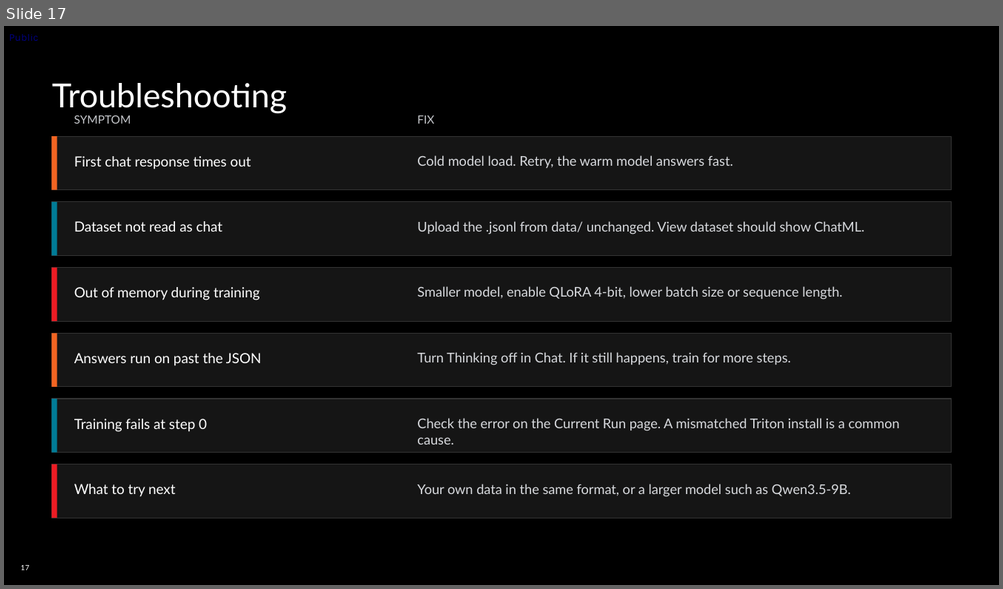
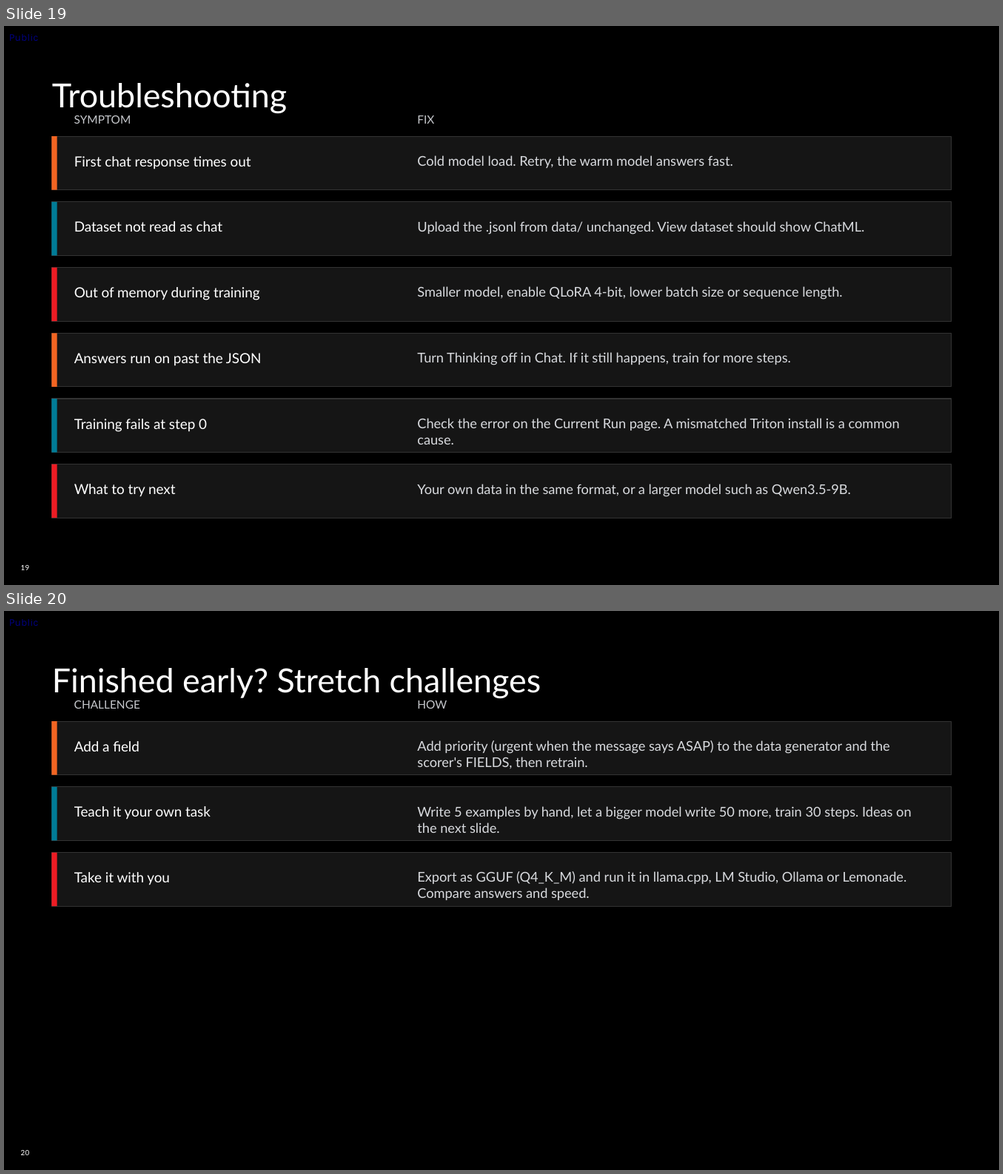
Before and after one commit to TwelveNights/Unsloth-RL-Workshop-on-Radeon, a slide deck: docs/AMD-Unsloth-Studio-Fine-tuning.pptx. Shown one above the other, each under a label of ours: slide 17 before the commit, slides 19 and 20 after it. The pictures are 1003x589 and 1003x1174 pixels, drawn with LibreOffice and Linux fonts; fonts in the diff are those of the drawing; background and template pictures are left out. Boxes give left, top, right and bottom in pixels: in the first picture for what was removed or moved away, otherwise in the second. Text is boxed around its words. In the diff, an @@ line names an element or a change of style, - is before the commit and + after.

Commit message:
Deck: how SFT learns, reading a training run, stretch challenges
- New slide 9: one SFT training step (tokenize with the chat template,
  predict, cross-entropy loss, update only the LoRA adapter), with the
  batch/step arithmetic of this run.
- New slide 10: reading a training run, with the settings Studio used
  (lr 2e-4 with 5 warmup steps, batch 8 = 2 x 4, LoRA rank 16) and what
  the loss curve does and doesn't tell you.
- Slide 7: ~1% of weights trained (23M), the real figure for this run.
- Slide 8: SFT example in the chat format attendees upload, not Alpaca.
- New slides 20-21: stretch challenges (add a field, teach it your own
  task, export to GGUF) and own-task ideas with a write-5-generate-50
  workflow using the bigger model in Lemonade.

```diff
--- a/docs/AMD-Unsloth-Studio-Fine-tuning.pptx
+++ b/docs/AMD-Unsloth-Studio-Fine-tuning.pptx
@@ slide 20 added at (4,611,999,1170), background picture (left out); not listed: 3 template elements that a slide beside it also shows @@
@@ title added at (52,668,540,699), 32 pt, text #FFFFFF @@
+Finished early? Stretch challenges
@@ rectangle added at (52,721,950,775), fill #151515, outline #333333 0.75 pt @@
@@ rectangle added at (52,721,57,775), fill #F26522 @@
@@ text added at (74,701,140,709), 11 pt, text #C6C8CC @@
+CHALLENGE
@@ text added at (417,701,447,709), 11 pt, text #C6C8CC @@
+HOW
@@ text added at (74,741,139,752), 13.5 pt, text #FFFFFF @@
+Add a field
@@ text added at (417,741,890,769), 13 pt, text #D8DADE @@
+Add priority (urgent when the message says ASAP) to the data generator and the scorer's FIELDS, then retrain.
@@ rectangle added at (52,787,950,841), fill #151515, outline #333333 0.75 pt @@
@@ rectangle added at (52,787,57,841), fill #007C97 @@
@@ text added at (74,806,210,820), 13.5 pt, text #FFFFFF @@
+Teach it your own task
@@ text added at (417,806,910,833), 13 pt, text #D8DADE @@
+Write 5 examples by hand, let a bigger model write 50 more, train 30 steps. Ideas on the next slide.
@@ rectangle added at (52,853,950,906), fill #151515, outline #333333 0.75 pt @@
@@ rectangle added at (52,853,57,906), fill #ED1C24 @@
@@ text added at (74,872,170,886), 13.5 pt, text #FFFFFF @@
+Take it with you
@@ text added at (417,871,907,900), 13 pt, text #D8DADE @@
+Export as GGUF (Q4_K_M) and run it in llama.cpp, LM Studio, Ollama or Lemonade. Compare answers and speed.
@@ what was slide 17 is now slide 19 @@
@@ page number at (21,565,29,571): text changed @@
-17
+19
```
Also in this commit, not shown: 2 slides changed, 3 other slides added, 3 other files.
